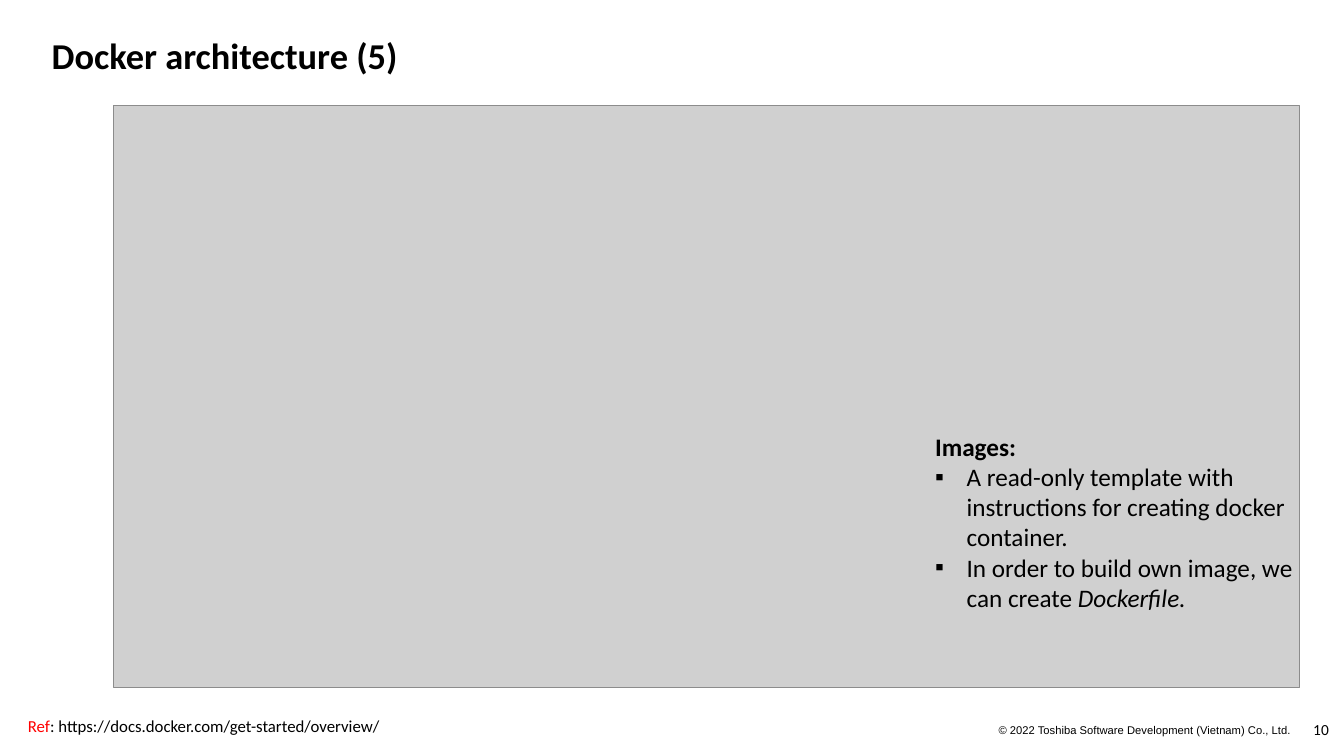
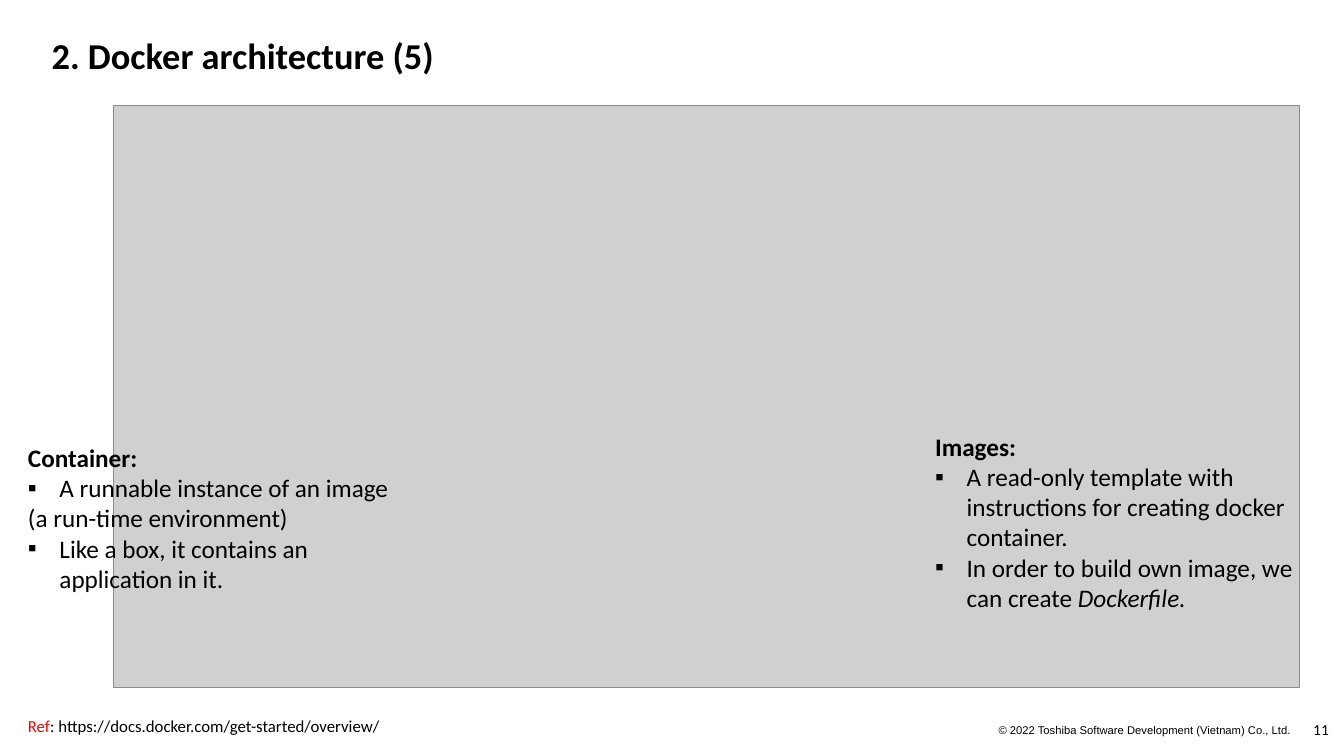
Before and after one commit to Doan-Nguyen/Programming, a slide deck: slide 11 of Docker_Kubeneste.pptx (slide 10 before the commit). Drawn at 1344x756 pixels with LibreOffice and Linux fonts; fonts in the diff are those of the drawing; grey boxes stand for pictures; background and template pictures are left out. Boxes give left, top, right and bottom in pixels: in the first picture for what was removed or moved away, otherwise in the second. Text is boxed around its words. In the diff, an @@ line names an element or a change of style, - is before the commit and + after.

```diff
--- a/Docker_Kubeneste.pptx
+++ b/Docker_Kubeneste.pptx
@@ title at <box>52,42,434,75</box>: text changed @@
-Docker architecture (5)
+2. Docker architecture (5)
@@ text added at <box>28,446,388,594</box>, 18 pt, text #000000 @@
+Container:
+▪ A runnable instance of an image
+(a run-time environment)
+▪ Like a box, it contains an application in it.
@@ page number at <box>1313,725,1329,735</box>: text changed @@
-10
+11
```
Also in this commit, not shown: 19 other slides changed, 19 slides added, 4 slides removed.
